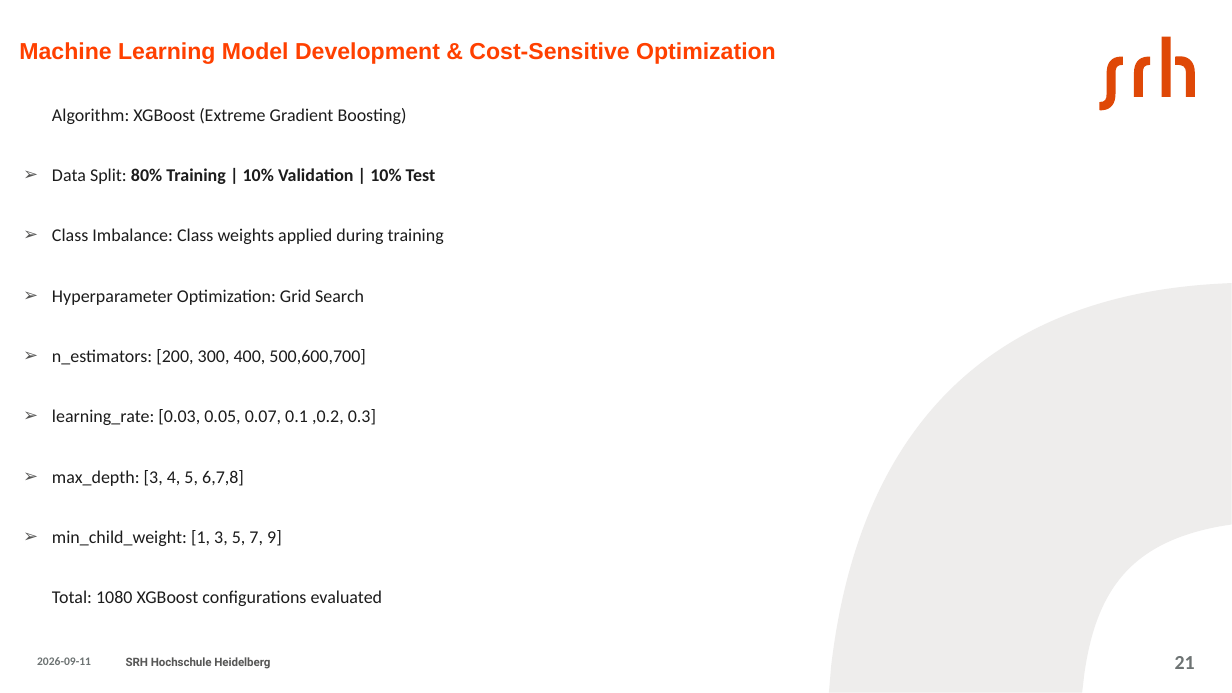
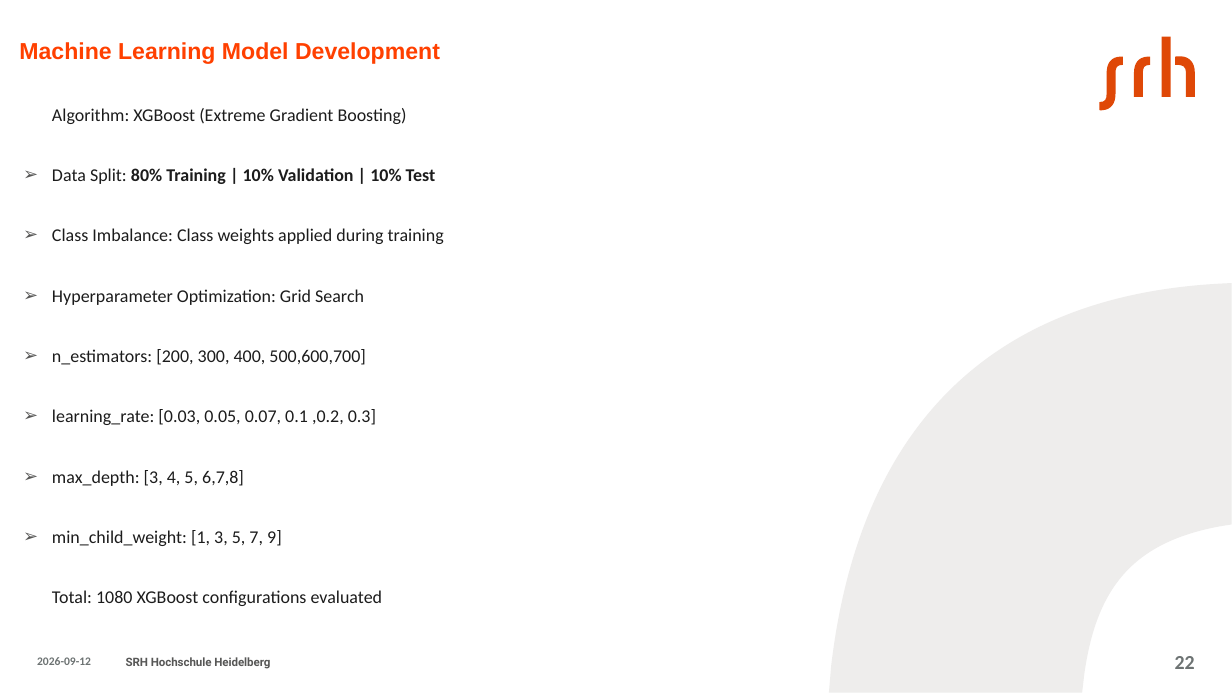
Before and after one commit to aminfeli/Thesis, a slide deck: slide 22 of 7-Presentation/presentation.pptx (slide 21 before the commit). Drawn at 1232x693 pixels with LibreOffice and Linux fonts; fonts in the diff are those of the drawing. Boxes give left, top, right and bottom in pixels: in the first picture for what was removed or moved away, otherwise in the second. Text is boxed around its words. In the diff, an @@ line names an element or a change of style, - is before the commit and + after.

```diff
--- a/7-Presentation/presentation.pptx
+++ b/7-Presentation/presentation.pptx
@@ title at box(19, 42, 440, 64): text changed @@
-Machine Learning Model Development & Cost-Sensitive Optimization
+Machine Learning Model Development
@@ page number at box(1175, 656, 1195, 669): text changed @@
-21
+22
```
Also in this commit, not shown: 30 other slides changed, 1 slide added, 1 slide removed, 3 other files.
